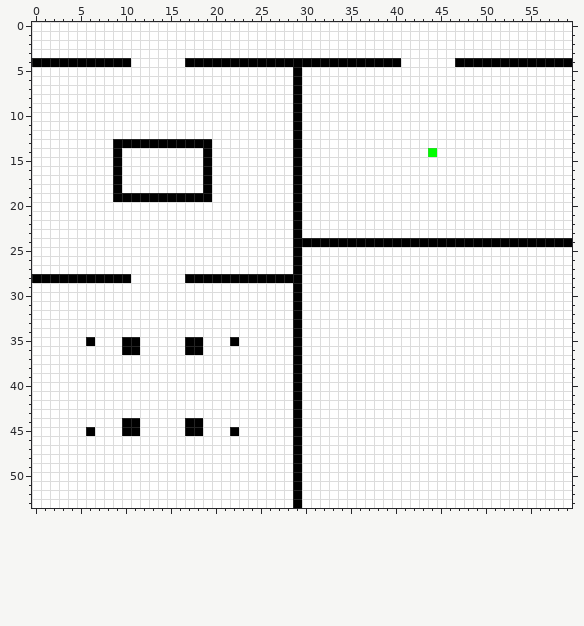
Pixel-art sprite: spiral/m2s2.png. That is the earlier state.
The file is 60x54 pixels. Colours within 5 levels of each other are drawn and written as one.
The result:
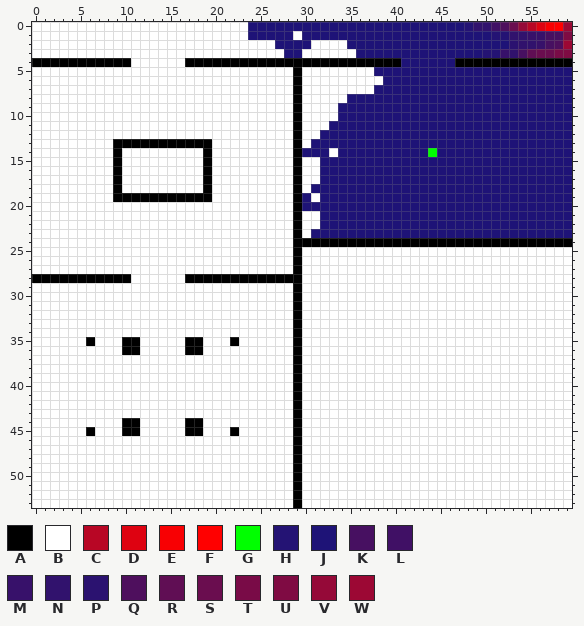
Palette (. is transparent): A #000000  B #ffffff  C #b80625  D #de0211  E #f80003  F #ff0000  G #00ff00  H #241374  J #1e1377  K #471061  L #401065  M #37116a  N #31126d  P #2b1270  Q #4e0f5d  R #600e54  S #6a0d4f  T #790b47  U #7f0b43  V #950938  W #9c0834
From old to new:
Colour C replaces colour B in row 0 at x 55.
Colour D replaces colour B in row 0 at x 56.
Colour E replaces colour B in row 0 at x 57.
Colour F replaces colour B in row 0 at x 58.
Colour H replaces colour B in row 0 at x 48; in row 1 at x 51 to 52; in row 3 at x 50 to 51.
Colour J replaces colour B in row 0 at x 24 to 47; in row 1 at x 24 to 28 and 30 to 50; in row 2 at x 27 to 30 and 35 to 52; in row 3 at x 28 to 29 and 36 to 49; in row 4 at x 41 to 46; in row 5 at x 38 to 59.
Colour J replaces colour B in row 6 at x 39 to 59; in row 7 at x 38 to 59; in row 8 at x 35 to 59; in rows 9 to 10 at x 34 to 59; in row 11 at x 33 to 59; in row 12 at x 32 to 59.
Colour J replaces colour B in row 13 at x 31 to 59; in row 14 at x 30 to 32, 34 to 43 and 45 to 59; in rows 15 to 17 at x 32 to 59; in row 18 at x 31 to 59; in row 19 at x 30 and 32 to 59; in row 20 at x 30 to 59.
Colour J replaces colour B in rows 21 to 22 at x 32 to 59; in row 23 at x 31 to 59.
Colour K replaces colour B in row 1 at x 57 to 58; in row 2 at x 57; in row 3 at x 54.
Colour L replaces colour B in row 0 at x 51.
Colour M replaces colour B in row 1 at x 55 to 56; in row 2 at x 56; in row 3 at x 52.
Colour N replaces colour B in row 0 at x 49 to 50; in row 1 at x 53 to 54; in row 2 at x 54 to 55; in row 3 at x 53.
Colour P replaces colour B in row 2 at x 53.
Colour Q replaces colour B in row 0 at x 52; in row 2 at x 58.
Colour R replaces colour B in row 3 at x 55.
Colour S replaces colour B in row 0 at x 53; in row 3 at x 56 to 57.
Colour T replaces colour B in row 3 at x 58.
Colour U replaces colour B in row 1 at x 59; in row 3 at x 59.
Colour V replaces colour B in row 0 at x 54.
Colour W replaces colour B in row 0 at x 59; in row 2 at x 59.
Changed places in both pictures, as pixel boxes (x1, y1, x2, y2):
changed: (248, 22, 572, 238)
